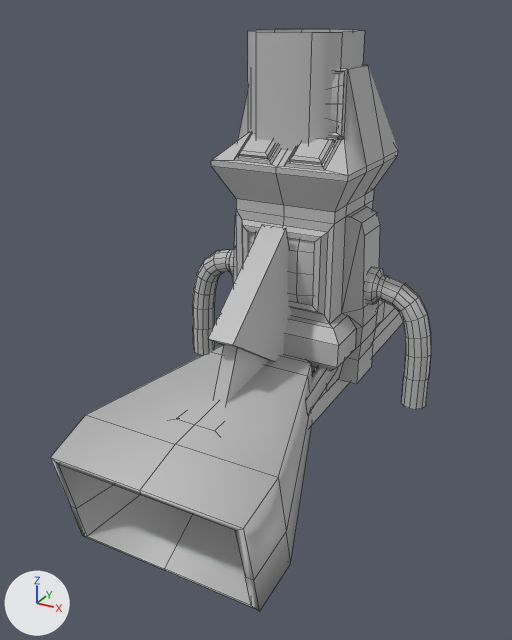
The FBX model Assets/Models/Environment/KeyProps.fbx as it was, and as the next commit left it.
Rendered twice from a 50 mm camera at (3.3, -7.1, 4.12) aimed at (-0.19, -0.75, 0.94). Arrows for +X, +Y and +Z are at lower left; the lights stay in place. Mesh edges are drawn as thin lines. Where no turn or scale is listed for an object, it has been applied to the vertices.

Objects in the first picture: 'barrier_low', 'console', 'fan_low', 'mount_low', 'red_button_low', 'speaker_low', 'tank_panel_low'.
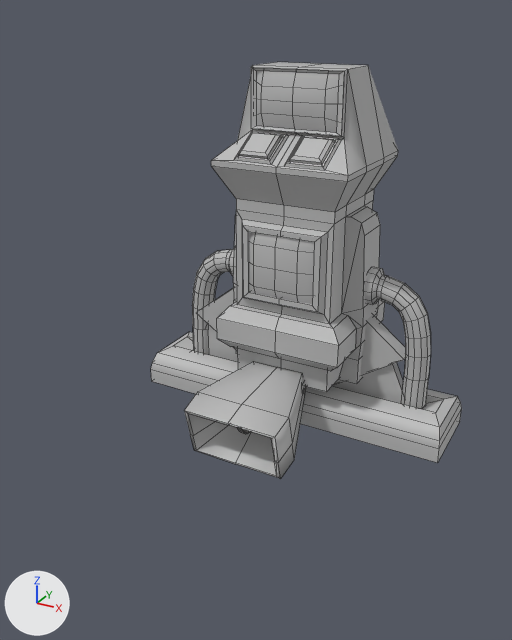
Where the newer file only moved an object's origin or applied its transform, the numbers keep the older frame.

Location of each change, (x1, y1, x2, y2) in pixels of the pictures (512 x 640 px):
'speaker_low', no longer drawn
    before: (50, 345, 335, 611)
'fan_low', mesh turned
    before: (208, 225, 291, 404)
    after: (201, 288, 405, 404)
'barrier_low', mesh turned
    before: (310, 302, 403, 425)
    after: (151, 332, 462, 463)
'mount_low', moved, rescaled (not visible afterwards)
    before: (247, 29, 365, 151)
'speaker', added
    after: (184, 361, 306, 479)
'screen_panel_low', unchanged, uncovered by the edit
    before: (331, 74, 340, 129)
    after: (256, 71, 340, 133)

The change, as a diff of the scene's bpy script:
```diff
--- a/Assets/Models/Environment/KeyProps.fbx.py
+++ b/Assets/Models/Environment/KeyProps.fbx.py
@@ me_mesh_008 @@
 me_mesh_008.from_pydata(...)  # 36 vertices, 37 faces; spans x -0.14..0.14, y -1.75..2.06, z -0.62..1.42
 # used by ob_fan_low; location = (0.02, -0.2, 0.63)
+# me_mesh_008 part 2: the whole mesh is turned -90 degrees about the z axis through its middle and scaled by 0.771, then moved by (-0.05, 0.04, -0.6)
 me_mesh_008.materials.append(mat_lambert1)
@@ me_mesh_007 @@
 me_mesh_007.from_pydata(...)  # 24 vertices, 22 faces; spans x -0.62..0.62, y -2.49..2.49, z -0.06..0.48
 # used by ob_barrier_low; location = (0.0, 0.0, 0.0)
+# me_mesh_007 part 1: the whole mesh is turned -90 degrees about the z axis through its middle and scaled by 0.771, then moved by (0.0, 0.0, -0.41)
 me_mesh_007.materials.append(mat_lambert1)
@@ me_mesh_1 @@
+me_mesh_1.from_pydata(...)  # 138 vertices, 146 faces; spans x -0.56..0.56, y -1.68..0.37, z -0.44..0.44
+me_mesh_1.materials.append(mat_lambert1)  # grey #bcbcbc
@@ ob_speaker_low @@
-ob_speaker_low = bpy.data.objects.new('speaker_low', me_mesh)
+ob_speaker_low = bpy.data.objects.new('speaker_low', None)
 ob_speaker_low.parent = ob_loud_speaker_low
-ob_speaker_low.location = (0.0, 59.35, 0.0)
+ob_speaker_low.location = (-1.745, 0.0, 0.0)
+ob_speaker_low.scale = (0.53, 0.53, 0.53)
@@ ob_mount_low @@
 ob_mount_low = bpy.data.objects.new('mount_low', me_mesh_001)
-ob_mount_low.parent = ob_loud_speaker_low
+ob_mount_low.parent = ob_speaker_low
 ob_mount_low.location = (0.0, 41.71, 0.0)
@@ ob_speaker @@
+ob_speaker = bpy.data.objects.new('speaker', me_mesh_1)
+ob_speaker.location = (-0.01, 0.0, 0.0)
```
